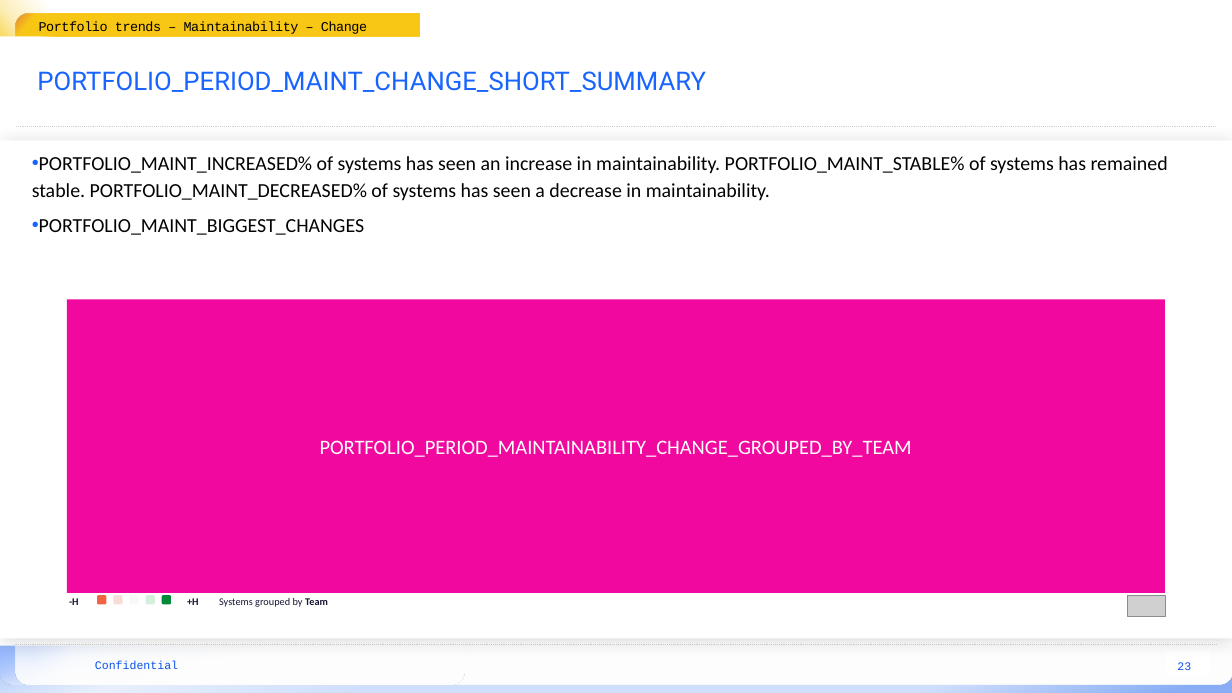
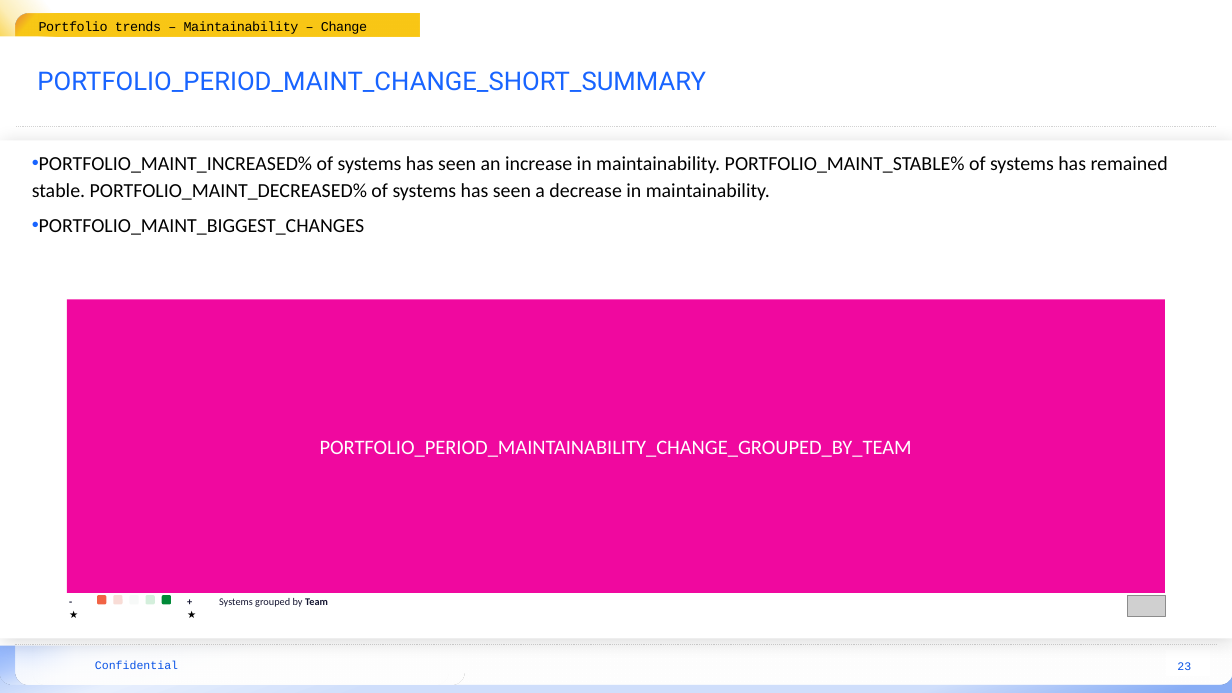
Before and after one commit to Software-Improvement-Group/sigrid-report-generator, a slide deck: slide 23 of src/report_generator/presets/templates/portfolio-overview.pptx. Drawn at 1232x693 pixels with LibreOffice and Linux fonts; fonts in the diff are those of the drawing; grey boxes stand for pictures; background and template pictures are left out. Boxes give left, top, right and bottom in pixels: in the first picture for what was removed or moved away, otherwise in the second. Text is boxed around its words. In the diff, an @@ line names an element or a change of style, - is before the commit and + after.

```diff
--- a/src/report_generator/presets/templates/portfolio-overview.pptx
+++ b/src/report_generator/presets/templates/portfolio-overview.pptx
@@ text at box(69, 598, 79, 605): text changed @@
--H
+-★
@@ text at box(187, 598, 199, 605): text changed @@
-+H
++★
```
Also in this commit, not shown: 4 other slides changed, 1 other file.
